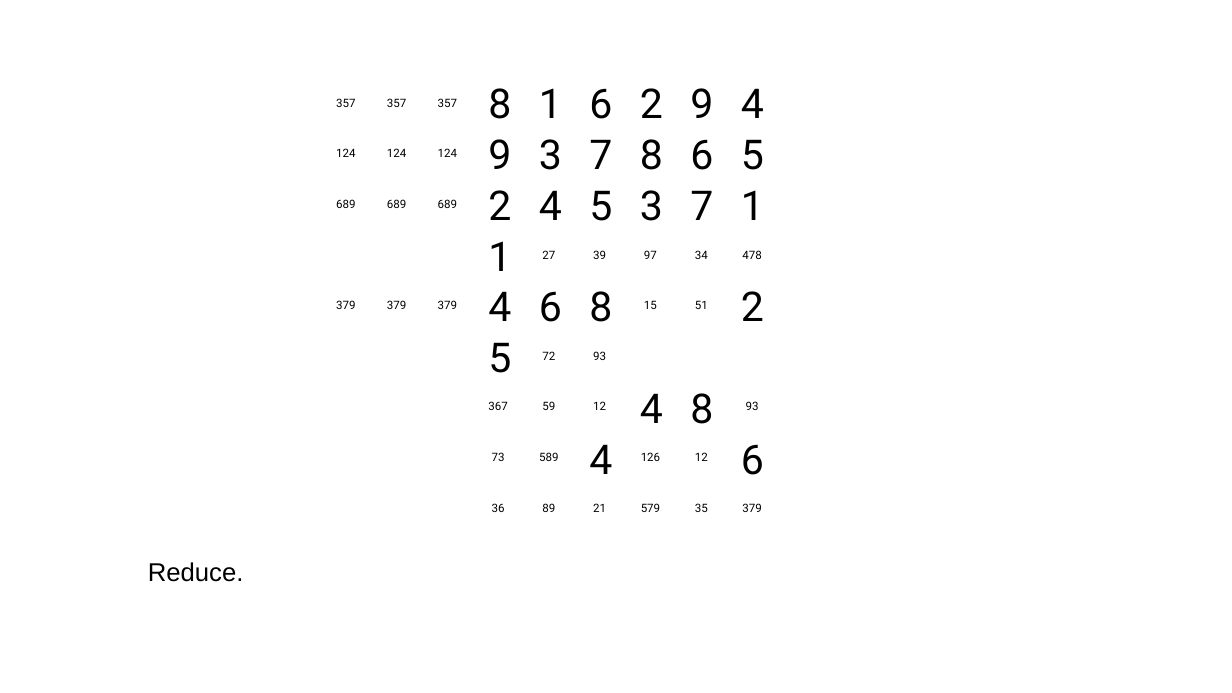
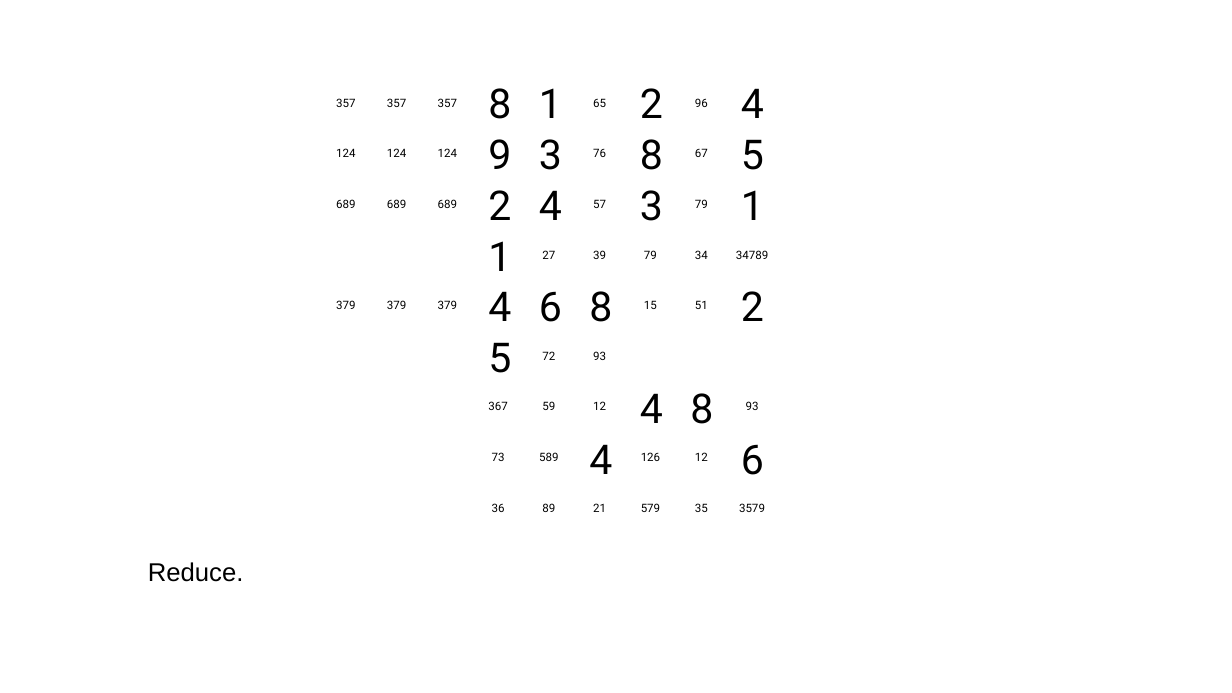
Before and after one commit to jhardis/WSJ_Number_Puzzles, a slide deck: slide 41 of 20260808_1.pptx (slide 51 before the commit). Drawn at 1232x693 pixels with LibreOffice and Linux fonts; fonts in the diff are those of the drawing; background and template pictures are left out. Boxes give left, top, right and bottom in pixels: in the first picture for what was removed or moved away, otherwise in the second. Text is boxed around its words. In the diff, an @@ line names an element or a change of style, - is before the commit and + after.

```diff
--- a/20260808_1.pptx
+++ b/20260808_1.pptx
@@ text removed at (589, 88, 612, 119) @@
-6
@@ text removed at (690, 88, 713, 118) @@
-9
@@ text added at (593, 98, 606, 107), 9 pt, text #000000 @@
+65
@@ text added at (695, 98, 708, 107), 9 pt, text #000000 @@
+96
@@ text removed at (589, 139, 612, 169) @@
-7
@@ text added at (593, 148, 606, 157), 9 pt, text #000000 @@
+76
@@ text removed at (690, 139, 713, 170) @@
-6
@@ text added at (695, 148, 708, 157), 9 pt, text #000000 @@
+67
@@ text removed at (589, 190, 612, 221) @@
-5
@@ text added at (593, 199, 606, 208), 9 pt, text #000000 @@
+57
@@ text removed at (690, 190, 713, 220) @@
-7
@@ text added at (695, 199, 708, 208), 9 pt, text #000000 @@
+79
@@ text at (644, 250, 657, 259): text changed @@
-97
+79
@@ text at (736, 250, 768, 259): text changed @@
-478
+34789
@@ text at (739, 503, 765, 512): text changed @@
-379
+3579
```
Also in this commit, not shown: 14 other slides changed, 10 slides removed.
